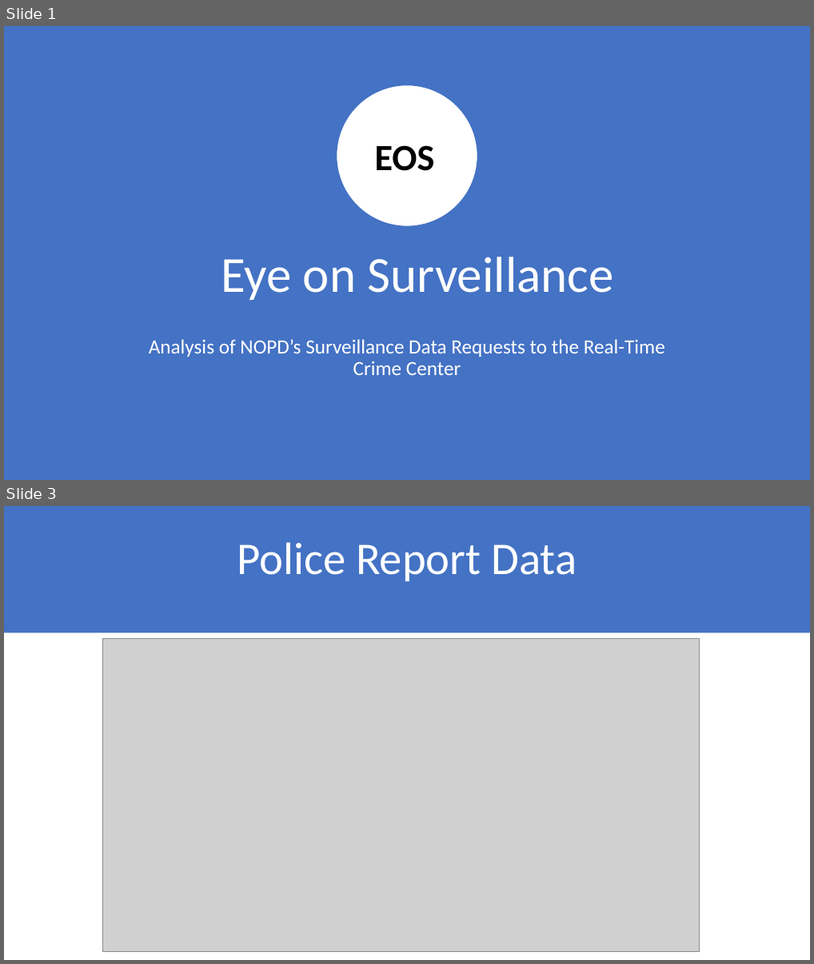
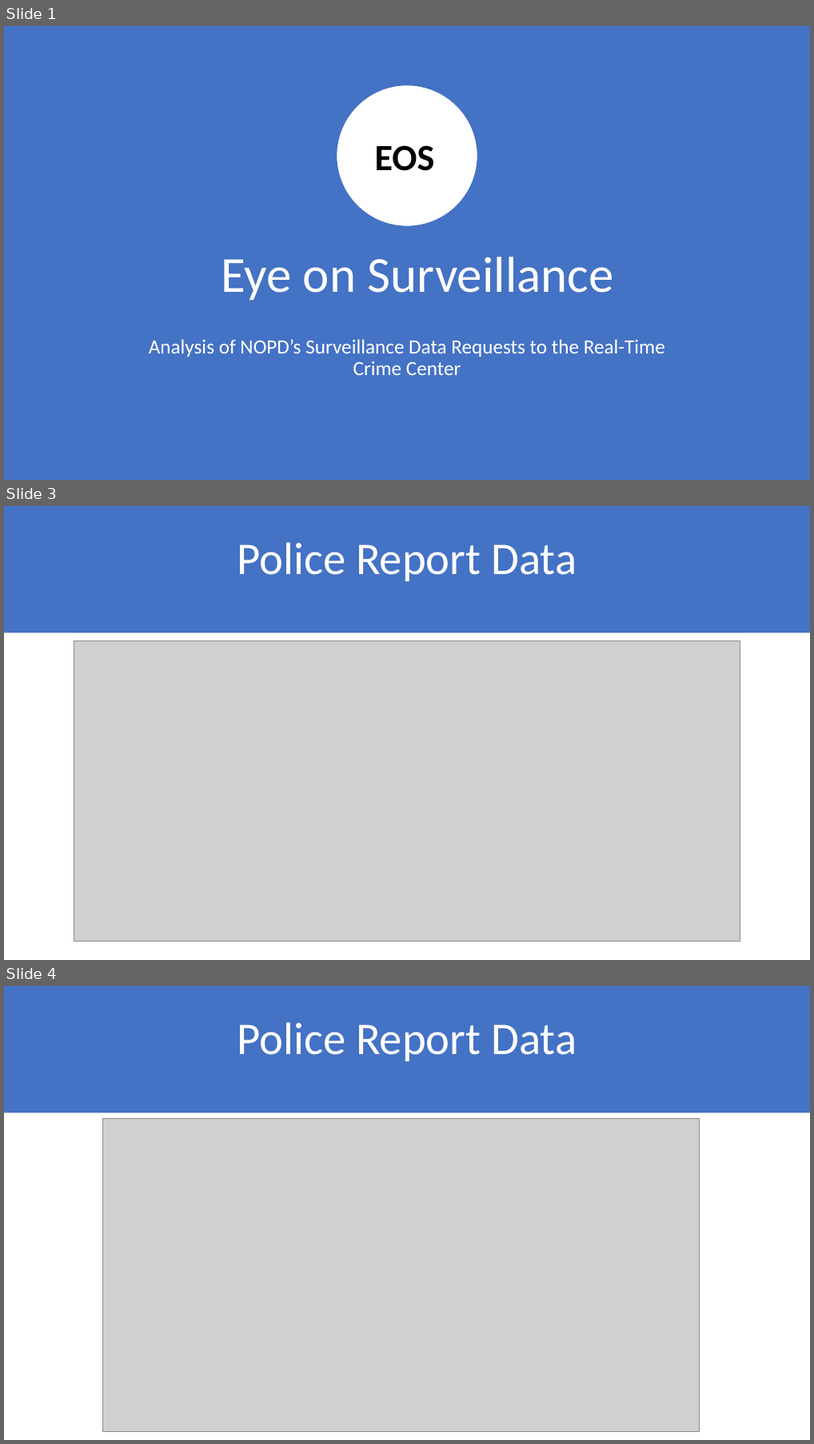
Before and after one commit to ayyubibrahimi/eos, a slide deck: data/powerpoints/EOS-RTCC-Analysis.pptx. Shown one above the other, each under a label of ours: slides 1 and 3 before the commit, slides 1, 3 and 4 after it; the slides between them are not shown. The pictures are 814x964 and 814x1444 pixels, drawn with LibreOffice and Linux fonts; fonts in the diff are those of the drawing; grey boxes stand for pictures. Boxes give left, top, right and bottom in pixels: in the first picture for what was removed or moved away, otherwise in the second. Text is boxed around its words. In the diff, an @@ line names an element or a change of style, - is before the commit and + after.

```diff
--- a/data/powerpoints/EOS-RTCC-Analysis.pptx
+++ b/data/powerpoints/EOS-RTCC-Analysis.pptx
@@ slide 3 added at [4,506,810,960], background #FFFFFF @@
@@ rectangle added at [4,506,810,632], fill #4472C4 @@
@@ title added at [237,542,577,581], 54 pt, text #FFFFFF @@
+Police Report Data
@@ picture added at [74,641,740,940] @@
@@ what was slide 3 is now slide 4 @@
```
Also in this commit, not shown: 1 slide changed, 4 other files.
